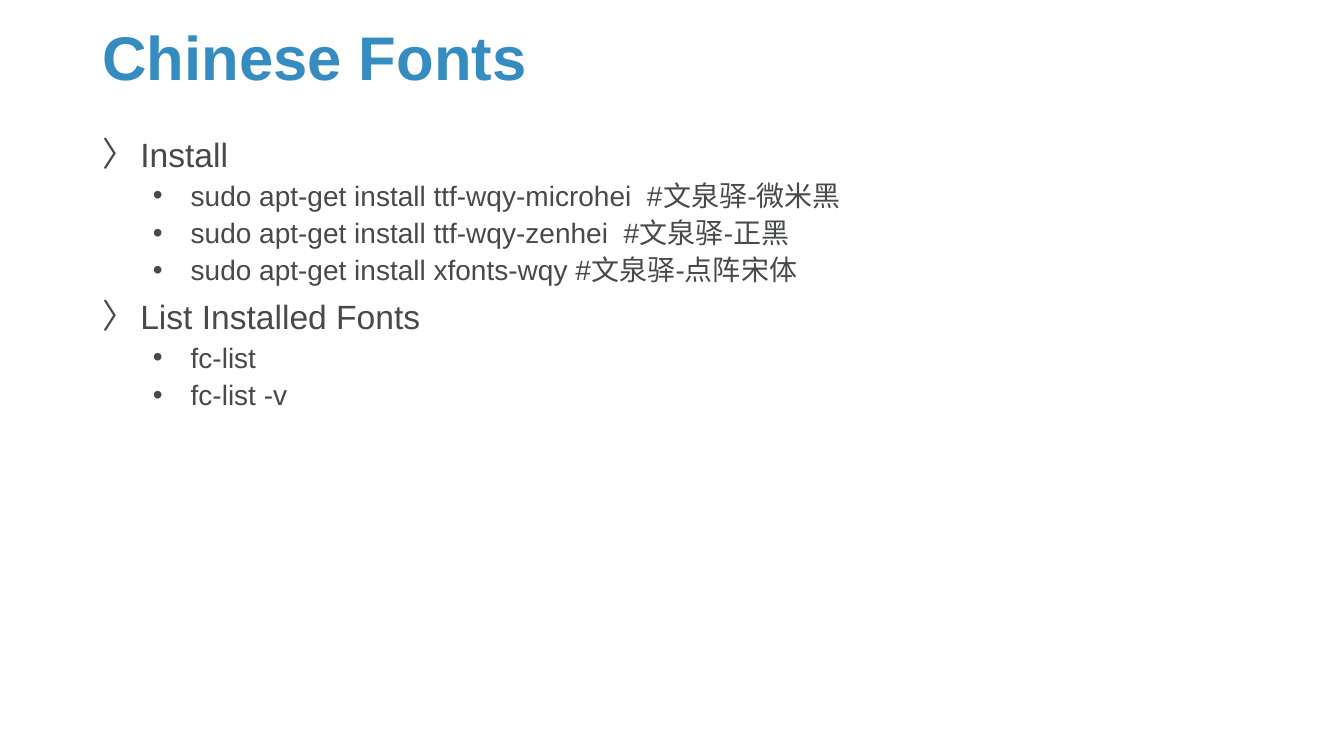
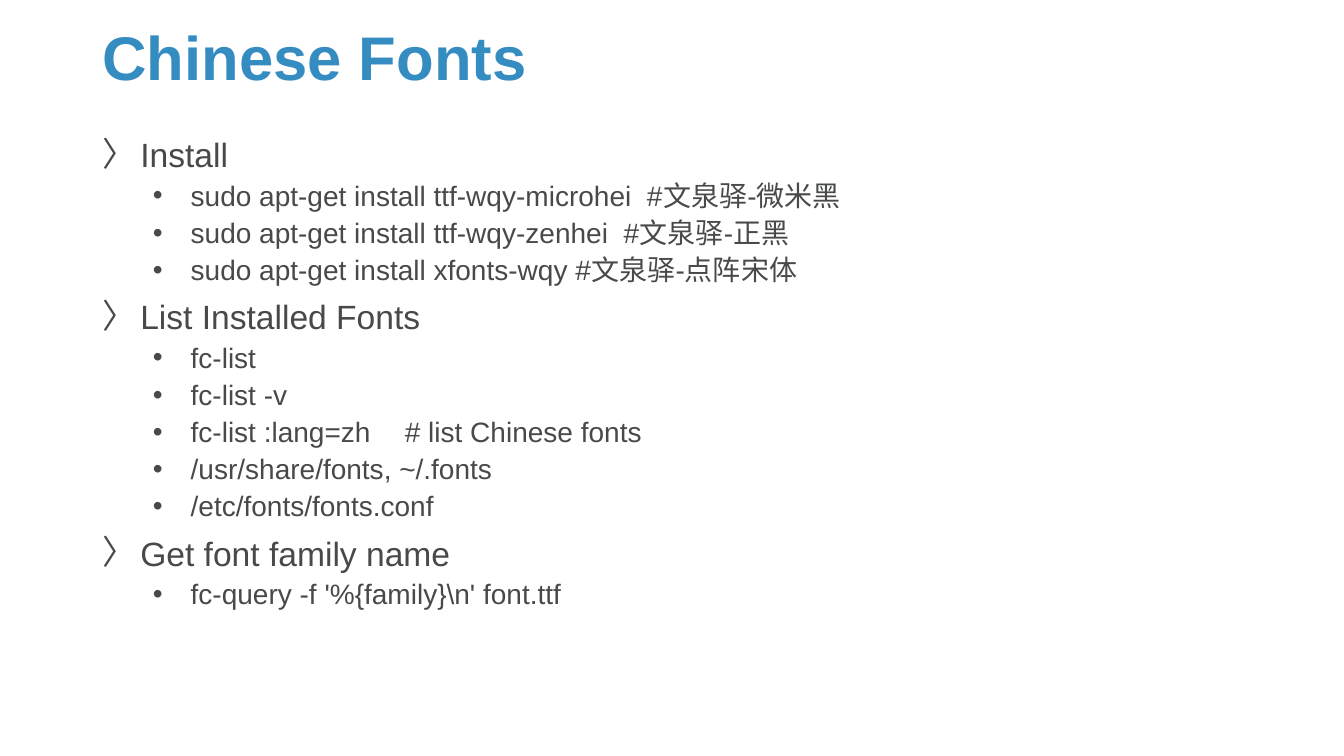
Before and after one commit to Sparks-Lu/TechNotes, a slide deck: slide 3 of Linux/Linux_Notes.pptx. Drawn at 1344x756 pixels with LibreOffice and Linux fonts; fonts in the diff are those of the drawing; background and template pictures are left out. Boxes give left, top, right and bottom in pixels: in the first picture for what was removed or moved away, otherwise in the second. Text is boxed around its words. In the diff, an @@ line names an element or a change of style, - is before the commit and + after.

```diff
--- a/Linux/Linux_Notes.pptx
+++ b/Linux/Linux_Notes.pptx
@@ text at [140,421,642,609]: paragraphs added @@
+  • fc-list :lang=zh # list Chinese fonts
+  • /usr/share/fonts, ~/.fonts
+  • /etc/fonts/fonts.conf
+〉 Get font family name
+  • fc-query -f '%{family}\n' font.ttf
```
Also in this commit, not shown: 5 other slides changed, 10 slides added, 1 other file.
